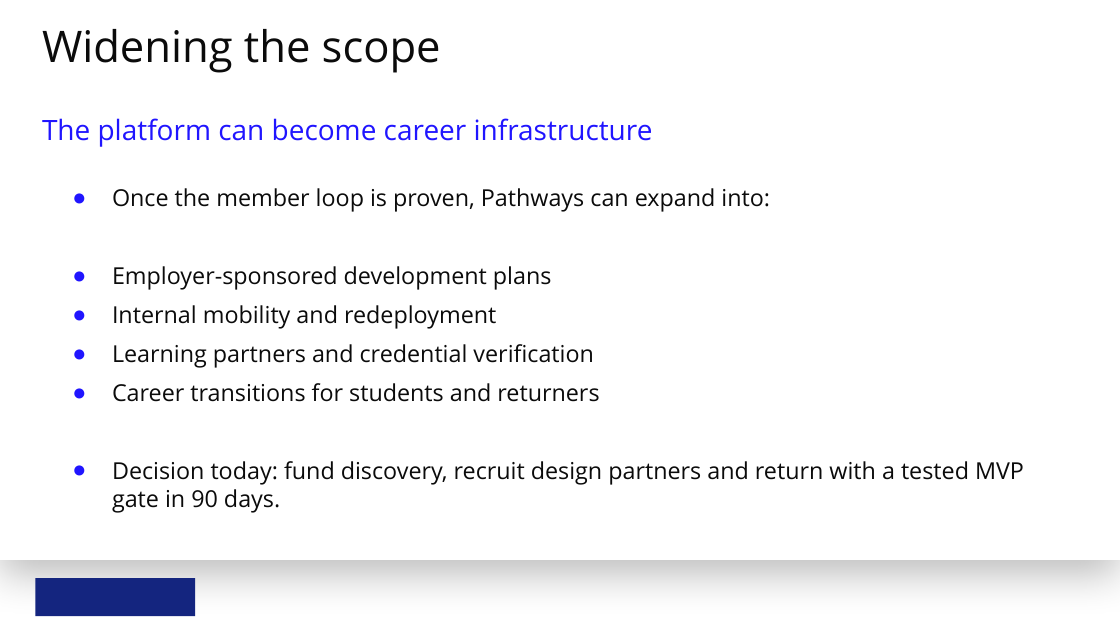
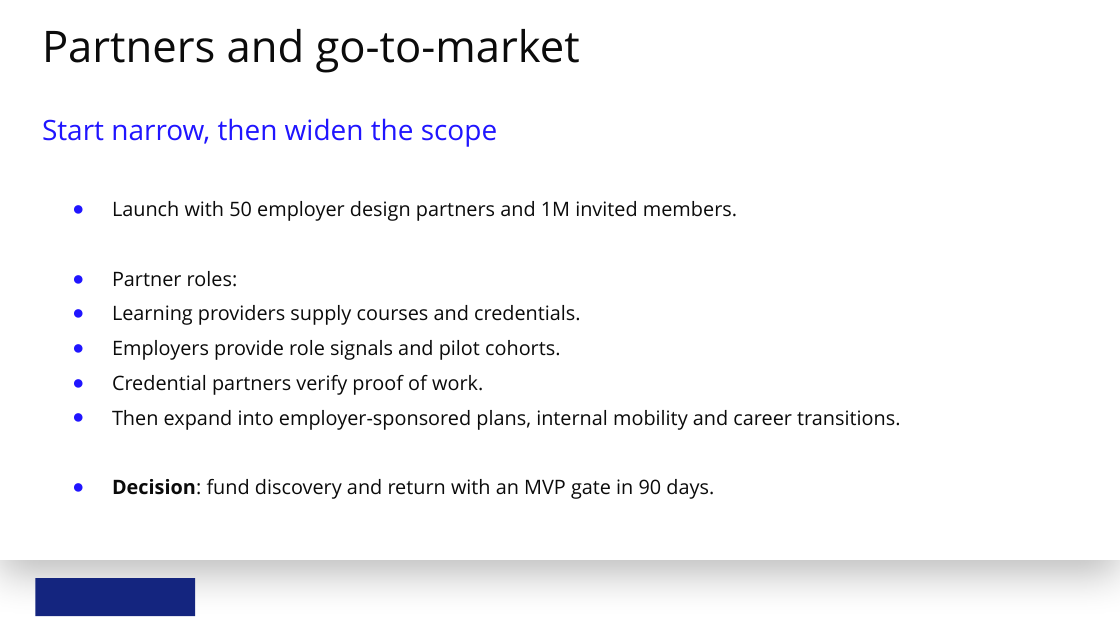
Before and after one commit to abrarmudhir/ai-journey, a slide deck: slide 19 of notebooks/mba/1_Product_Manager/2_Product_Strategy_for_Product_Managers/pitch/LinkedIn_Pathways_Product_Pitch.pptx. Drawn at 1120x630 pixels with LibreOffice and Linux fonts; fonts in the diff are those of the drawing; background and template pictures are left out. Boxes give left, top, right and bottom in pixels: in the first picture for what was removed or moved away, otherwise in the second. Text is boxed around its words. In the diff, an @@ line names an element or a change of style, - is before the commit and + after.

```diff
--- a/notebooks/mba/1_Product_Manager/2_Product_Strategy_for_Product_Managers/pitch/LinkedIn_Pathways_Product_Pitch.pptx
+++ b/notebooks/mba/1_Product_Manager/2_Product_Strategy_for_Product_Managers/pitch/LinkedIn_Pathways_Product_Pitch.pptx
@@ title at <box>42,29,580,73</box>: text changed @@
-Widening the scope
+Partners and go-to-market
@@ text at <box>42,118,497,147</box>: text changed @@
-The platform can become career infrastructure
+Start narrow, then widen the scope
@@ text at <box>112,201,900,499</box>: text changed; size 30 to 25.5 pt @@
-● Once the member loop is proven, Pathways can expand into:
-● Employer-sponsored development plans
-● Internal mobility and redeployment
-● Learning partners and credential verification
-● Career transitions for students and returners
-● Decision today: fund discovery, recruit design partners and return with a tested MVP gate in 90 days.
+● Launch with 50 employer design partners and 1M invited members.
+● Partner roles:
+● Learning providers supply courses and credentials.
+● Employers provide role signals and pilot cohorts.
+● Credential partners verify proof of work.
+● Then expand into employer-sponsored plans, internal mobility and career transitions.
+● Decision: fund discovery and return with an MVP gate in 90 days.
```
Also in this commit, not shown: 3 other slides changed, 3 other files.
